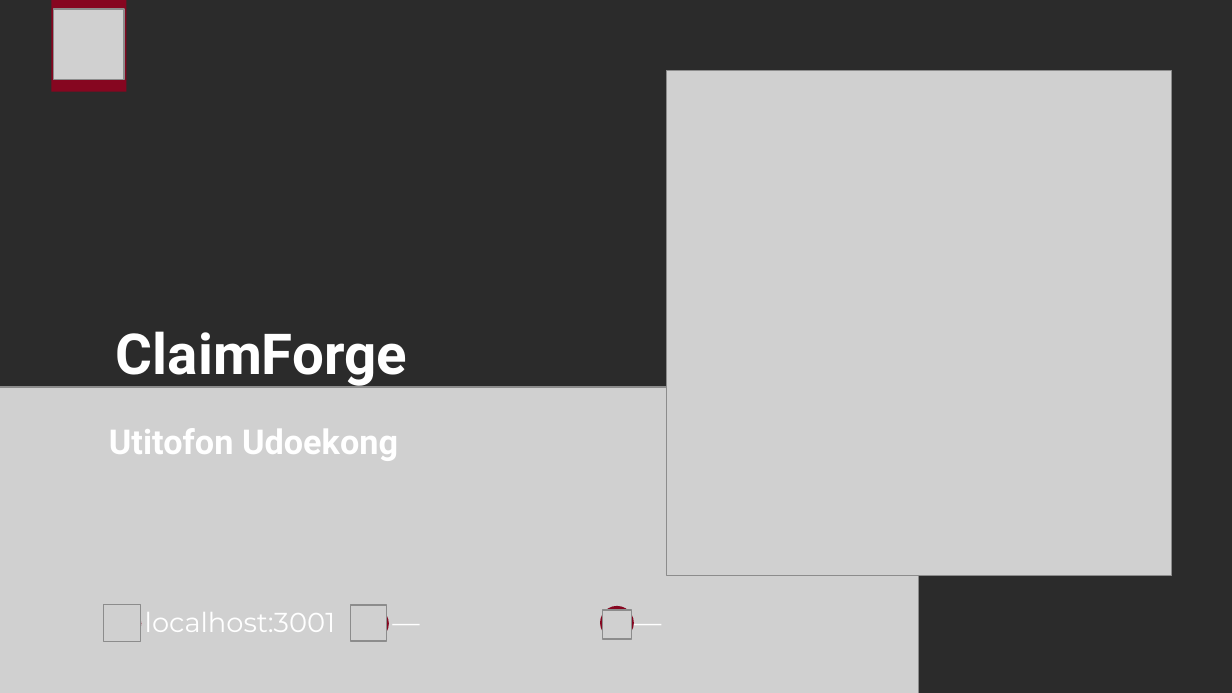
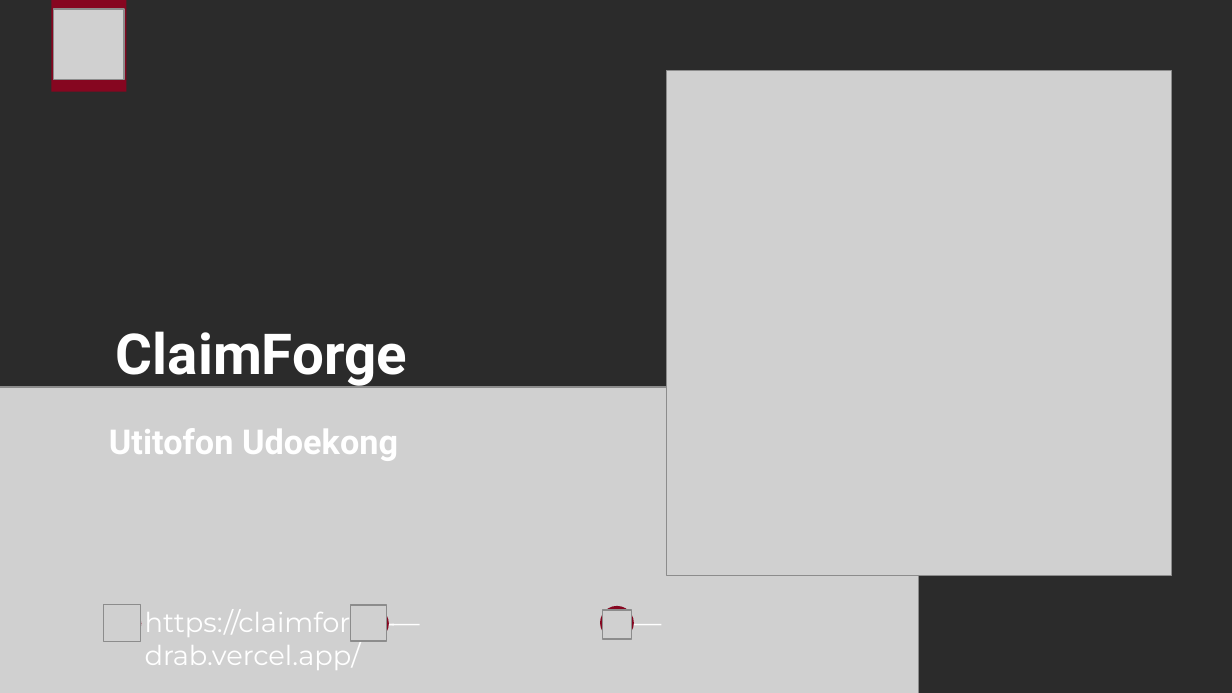
Before and after one commit to Utitofon-Udoekong/claimforge, a slide deck: slide 1 of BLAZE-2026-ClaimForge.pptx. Drawn at 1232x693 pixels with LibreOffice and Linux fonts; fonts in the diff are those of the drawing; grey boxes stand for pictures; background and template pictures are left out; a plain dark background stands for a picture behind light text. Boxes give left, top, right and bottom in pixels: in the first picture for what was removed or moved away, otherwise in the second. Text is boxed around its words. In the diff, an @@ line names an element or a change of style, - is before the commit and + after.

Commit message:
docs: point ClaimForge at the live demo
The README and title slide use the public site instead of localhost.

```diff
--- a/BLAZE-2026-ClaimForge.pptx
+++ b/BLAZE-2026-ClaimForge.pptx
@@ text at [145,605,396,670]: text changed @@
-localhost:3001
+https://claimforge-drab.vercel.app/
```
Also in this commit, not shown: 1 other file.
